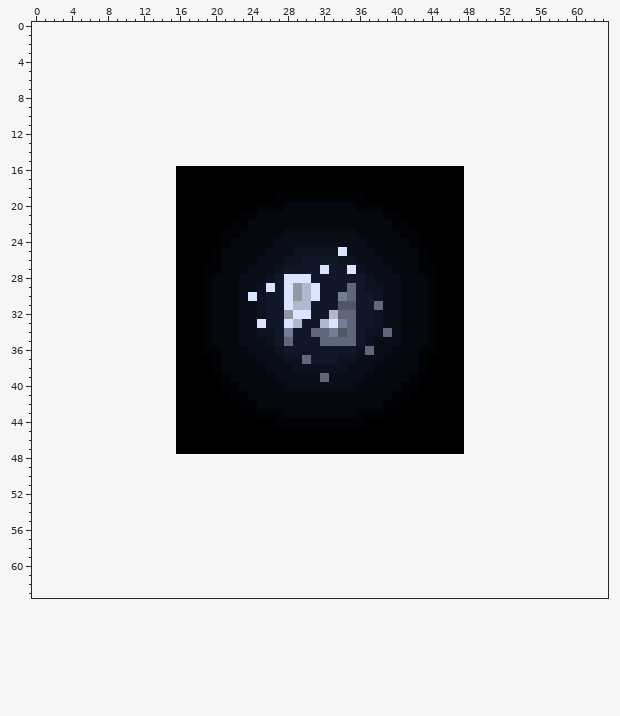
Pixel-art sprite: resources/terrain/moon.png. The picture above was drawn from the file before the commit.
The file is 32x32 pixels. Colours within 5 levels of each other are drawn and written as one. The old version is drawn lined up with the new one, on the new canvas.
Now the later version:
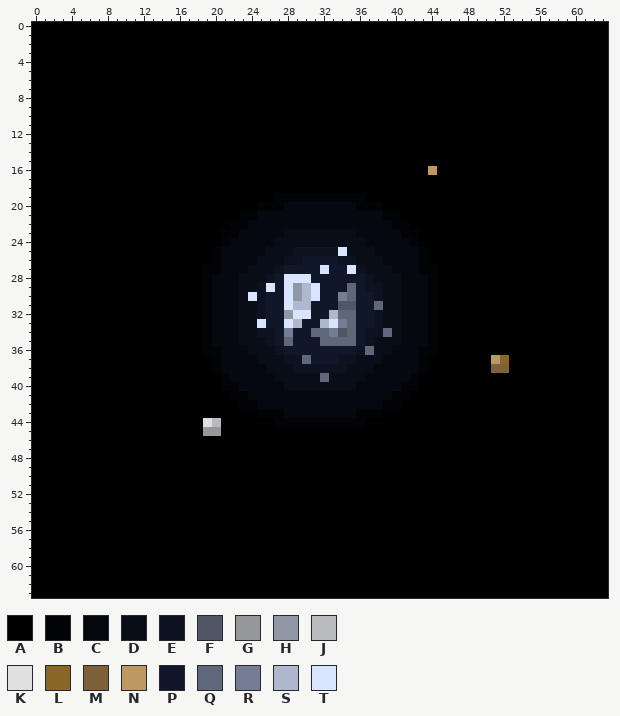
Palette (. is transparent): A #000000  B #020307  C #05080e  D #090d17  E #0c121f  F #505666  G #95979a  H #9097a5  J #b9babd  K #e0e0e1  L #896727  M #7f6139  N #bc9862  P #101728  Q #5f677a  R #747d93  S #afb8cc  T #d9e4ff
Changes in this commit:
canvas 32x32 -> 64x64, the old top-left corner now at 16,16
Changed rows in their new state; - is an unchanged pixel.
first column x 0:
 0 AAAAAAAAAAAAAAAAAAAAAAAAAAAAAAAAAAAAAAAAAAAAAAAAAAAAAAAAAAAAAAAA
 1 AAAAAAAAAAAAAAAAAAAAAAAAAAAAAAAAAAAAAAAAAAAAAAAAAAAAAAAAAAAAAAAA
 2 AAAAAAAAAAAAAAAAAAAAAAAAAAAAAAAAAAAAAAAAAAAAAAAAAAAAAAAAAAAAAAAA
 3 AAAAAAAAAAAAAAAAAAAAAAAAAAAAAAAAAAAAAAAAAAAAAAAAAAAAAAAAAAAAAAAA
 4 AAAAAAAAAAAAAAAAAAAAAAAAAAAAAAAAAAAAAAAAAAAAAAAAAAAAAAAAAAAAAAAA
 5 AAAAAAAAAAAAAAAAAAAAAAAAAAAAAAAAAAAAAAAAAAAAAAAAAAAAAAAAAAAAAAAA
 6 AAAAAAAAAAAAAAAAAAAAAAAAAAAAAAAAAAAAAAAAAAAAAAAAAAAAAAAAAAAAAAAA
 7 AAAAAAAAAAAAAAAAAAAAAAAAAAAAAAAAAAAAAAAAAAAAAAAAAAAAAAAAAAAAAAAA
 8 AAAAAAAAAAAAAAAAAAAAAAAAAAAAAAAAAAAAAAAAAAAAAAAAAAAAAAAAAAAAAAAA
 9 AAAAAAAAAAAAAAAAAAAAAAAAAAAAAAAAAAAAAAAAAAAAAAAAAAAAAAAAAAAAAAAA
10 AAAAAAAAAAAAAAAAAAAAAAAAAAAAAAAAAAAAAAAAAAAAAAAAAAAAAAAAAAAAAAAA
11 AAAAAAAAAAAAAAAAAAAAAAAAAAAAAAAAAAAAAAAAAAAAAAAAAAAAAAAAAAAAAAAA
12 AAAAAAAAAAAAAAAAAAAAAAAAAAAAAAAAAAAAAAAAAAAAAAAAAAAAAAAAAAAAAAAA
13 AAAAAAAAAAAAAAAAAAAAAAAAAAAAAAAAAAAAAAAAAAAAAAAAAAAAAAAAAAAAAAAA
14 AAAAAAAAAAAAAAAAAAAAAAAAAAAAAAAAAAAAAAAAAAAAAAAAAAAAAAAAAAAAAAAA
15 AAAAAAAAAAAAAAAAAAAAAAAAAAAAAAAAAAAAAAAAAAAAAAAAAAAAAAAAAAAAAAAA
16 AAAAAAAAAAAAAAAA----------------------------N---AAAAAAAAAAAAAAAA
17 AAAAAAAAAAAAAAAA--------------------------------AAAAAAAAAAAAAAAA
18 AAAAAAAAAAAAAAAA--------------------------------AAAAAAAAAAAAAAAA
19 AAAAAAAAAAAAAAAA--------------------------------AAAAAAAAAAAAAAAA
20 AAAAAAAAAAAAAAAA--------------------------------AAAAAAAAAAAAAAAA
21 AAAAAAAAAAAAAAAA--------------------------------AAAAAAAAAAAAAAAA
22 AAAAAAAAAAAAAAAA--------------------------------AAAAAAAAAAAAAAAA
23 AAAAAAAAAAAAAAAA--------------------------------AAAAAAAAAAAAAAAA
24 AAAAAAAAAAAAAAAA--------------------------------AAAAAAAAAAAAAAAA
25 AAAAAAAAAAAAAAAA--------------------------------AAAAAAAAAAAAAAAA
26 AAAAAAAAAAAAAAAA--------------------------------AAAAAAAAAAAAAAAA
27 AAAAAAAAAAAAAAAA--------------------------------AAAAAAAAAAAAAAAA
28 AAAAAAAAAAAAAAAA--------------------------------AAAAAAAAAAAAAAAA
29 AAAAAAAAAAAAAAAA--------------------------------AAAAAAAAAAAAAAAA
30 AAAAAAAAAAAAAAAA--------------------------------AAAAAAAAAAAAAAAA
31 AAAAAAAAAAAAAAAA--------------------------------AAAAAAAAAAAAAAAA
32 AAAAAAAAAAAAAAAA--------------------------------AAAAAAAAAAAAAAAA
33 AAAAAAAAAAAAAAAA--------------------------------AAAAAAAAAAAAAAAA
34 AAAAAAAAAAAAAAAA--------------------------------AAAAAAAAAAAAAAAA
35 AAAAAAAAAAAAAAAA--------------------------------AAAAAAAAAAAAAAAA
36 AAAAAAAAAAAAAAAA--------------------------------AAAAAAAAAAAAAAAA
37 AAAAAAAAAAAAAAAA--------------------------------AAANLAAAAAAAAAAA
38 AAAAAAAAAAAAAAAA--------------------------------AAAMMAAAAAAAAAAA
39 AAAAAAAAAAAAAAAA--------------------------------AAAAAAAAAAAAAAAA
40 AAAAAAAAAAAAAAAA--------------------------------AAAAAAAAAAAAAAAA
41 AAAAAAAAAAAAAAAA--------------------------------AAAAAAAAAAAAAAAA
42 AAAAAAAAAAAAAAAA--------------------------------AAAAAAAAAAAAAAAA
43 AAAAAAAAAAAAAAAA--------------------------------AAAAAAAAAAAAAAAA
44 AAAAAAAAAAAAAAAA---KJ---------------------------AAAAAAAAAAAAAAAA
45 AAAAAAAAAAAAAAAA---GG---------------------------AAAAAAAAAAAAAAAA
46 AAAAAAAAAAAAAAAA--------------------------------AAAAAAAAAAAAAAAA
47 AAAAAAAAAAAAAAAA--------------------------------AAAAAAAAAAAAAAAA
48 AAAAAAAAAAAAAAAAAAAAAAAAAAAAAAAAAAAAAAAAAAAAAAAAAAAAAAAAAAAAAAAA
49 AAAAAAAAAAAAAAAAAAAAAAAAAAAAAAAAAAAAAAAAAAAAAAAAAAAAAAAAAAAAAAAA
50 AAAAAAAAAAAAAAAAAAAAAAAAAAAAAAAAAAAAAAAAAAAAAAAAAAAAAAAAAAAAAAAA
51 AAAAAAAAAAAAAAAAAAAAAAAAAAAAAAAAAAAAAAAAAAAAAAAAAAAAAAAAAAAAAAAA
52 AAAAAAAAAAAAAAAAAAAAAAAAAAAAAAAAAAAAAAAAAAAAAAAAAAAAAAAAAAAAAAAA
53 AAAAAAAAAAAAAAAAAAAAAAAAAAAAAAAAAAAAAAAAAAAAAAAAAAAAAAAAAAAAAAAA
54 AAAAAAAAAAAAAAAAAAAAAAAAAAAAAAAAAAAAAAAAAAAAAAAAAAAAAAAAAAAAAAAA
55 AAAAAAAAAAAAAAAAAAAAAAAAAAAAAAAAAAAAAAAAAAAAAAAAAAAAAAAAAAAAAAAA
56 AAAAAAAAAAAAAAAAAAAAAAAAAAAAAAAAAAAAAAAAAAAAAAAAAAAAAAAAAAAAAAAA
57 AAAAAAAAAAAAAAAAAAAAAAAAAAAAAAAAAAAAAAAAAAAAAAAAAAAAAAAAAAAAAAAA
58 AAAAAAAAAAAAAAAAAAAAAAAAAAAAAAAAAAAAAAAAAAAAAAAAAAAAAAAAAAAAAAAA
59 AAAAAAAAAAAAAAAAAAAAAAAAAAAAAAAAAAAAAAAAAAAAAAAAAAAAAAAAAAAAAAAA
60 AAAAAAAAAAAAAAAAAAAAAAAAAAAAAAAAAAAAAAAAAAAAAAAAAAAAAAAAAAAAAAAA
61 AAAAAAAAAAAAAAAAAAAAAAAAAAAAAAAAAAAAAAAAAAAAAAAAAAAAAAAAAAAAAAAA
62 AAAAAAAAAAAAAAAAAAAAAAAAAAAAAAAAAAAAAAAAAAAAAAAAAAAAAAAAAAAAAAAA
63 AAAAAAAAAAAAAAAAAAAAAAAAAAAAAAAAAAAAAAAAAAAAAAAAAAAAAAAAAAAAAAAA
Pixel boxes of the changes (left, top, right, bottom) in both pictures:
changed: (32, 22, 608, 598)
